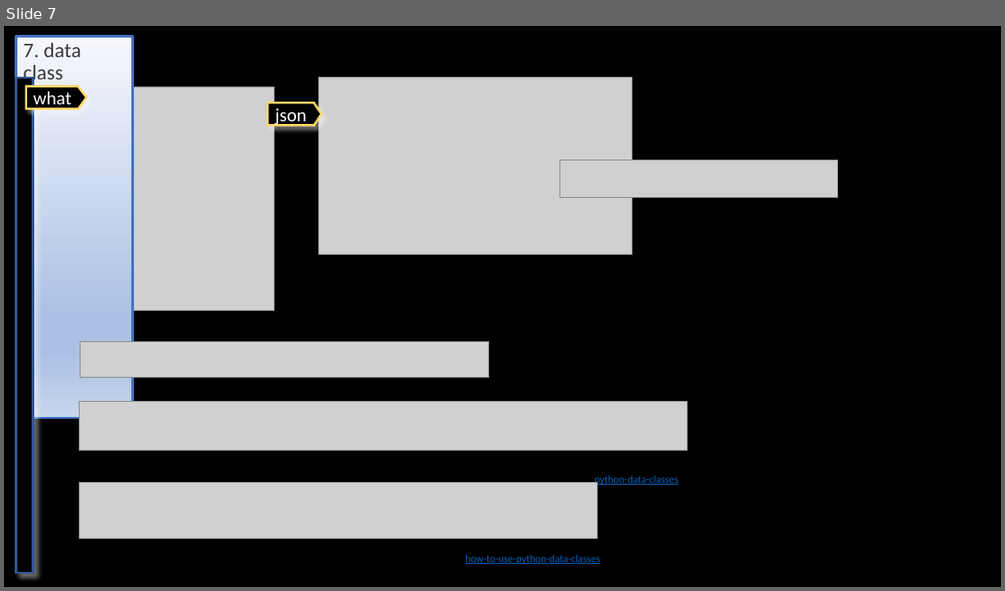
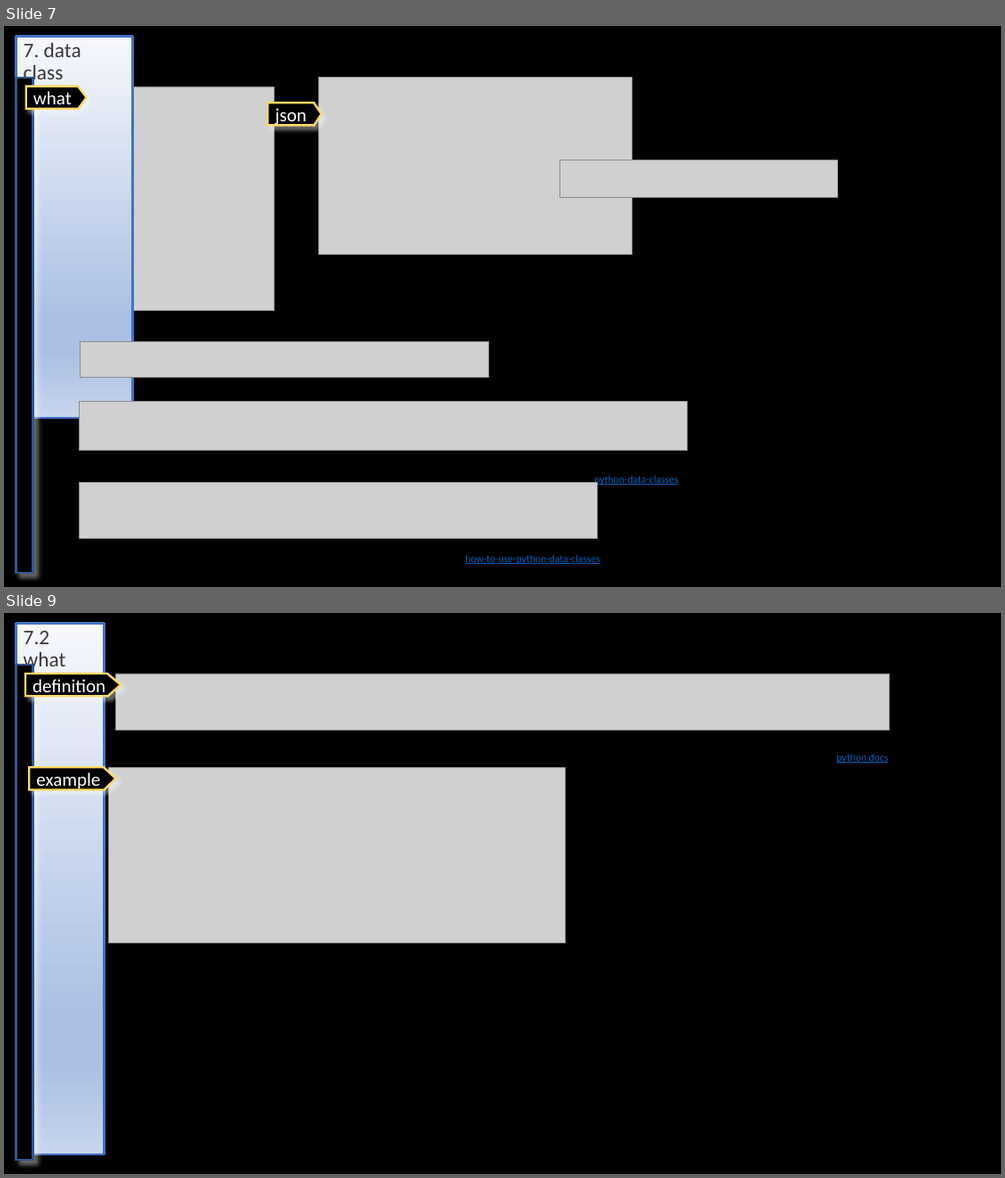
Before and after one commit to 1010836/portfolio, a slide deck: python/language/oop/oop.pptx. Shown one above the other, each under a label of ours: slide 7 before the commit, slides 7 and 9 after it; the slides between them are not shown. The pictures are 1005x591 and 1005x1178 pixels, drawn with LibreOffice and Linux fonts; fonts in the diff are those of the drawing; grey boxes stand for pictures; background and template pictures are left out. Boxes give left, top, right and bottom in pixels: in the first picture for what was removed or moved away, otherwise in the second. Text is boxed around its words. In the diff, an @@ line names an element or a change of style, - is before the commit and + after.

Commit message:
python

```diff
--- a/python/language/oop/oop.pptx
+++ b/python/language/oop/oop.pptx
@@ slide 9 added at (x1=4, y1=613, x2=1001, y2=1174), background #000000 @@
@@ title added at (x1=16, y1=624, x2=105, y2=653), fill gradient #F6F8FC to #ABC0E4 to #C7D5ED, outline #4472C4 2 pt, 20 pt, text #3B3838 @@
+7.2 what
@@ rectangle added at (x1=16, y1=665, x2=33, y2=1159), fill #000000, outline #325491 2 pt @@
@@ freeform shape added at (x1=25, y1=674, x2=121, y2=696), fill #000000, outline #FFD966 2 pt, 18 pt, text #FFFFFF @@
+definition
@@ picture added at (x1=115, y1=674, x2=890, y2=730) @@
@@ freeform shape added at (x1=30, y1=767, x2=116, y2=789), fill #000000, outline #FFD966 2 pt, 18 pt, text #FFFFFF @@
+example
@@ picture added at (x1=109, y1=767, x2=566, y2=942) @@
@@ text added at (x1=836, y1=754, x2=889, y2=763), 10 pt, text #0563C1, underline @@
+python docs
```
Also in this commit, not shown: 5 other slides added, 30 other files.
